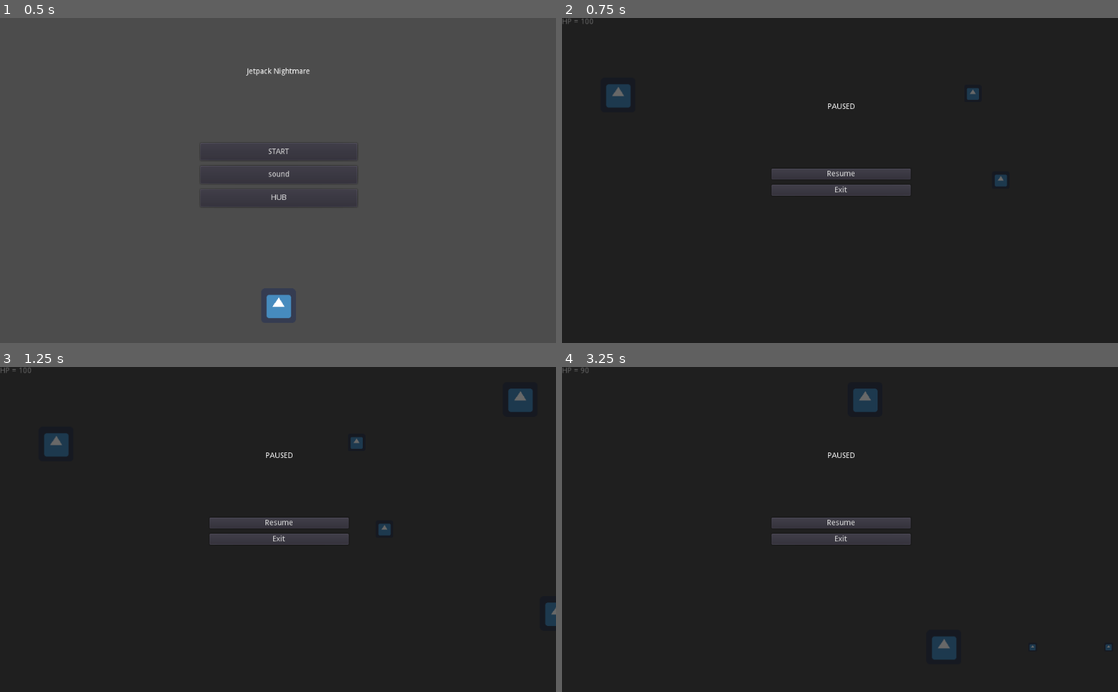
Above: before the commit, frames 1-4 (two rows, left to right).
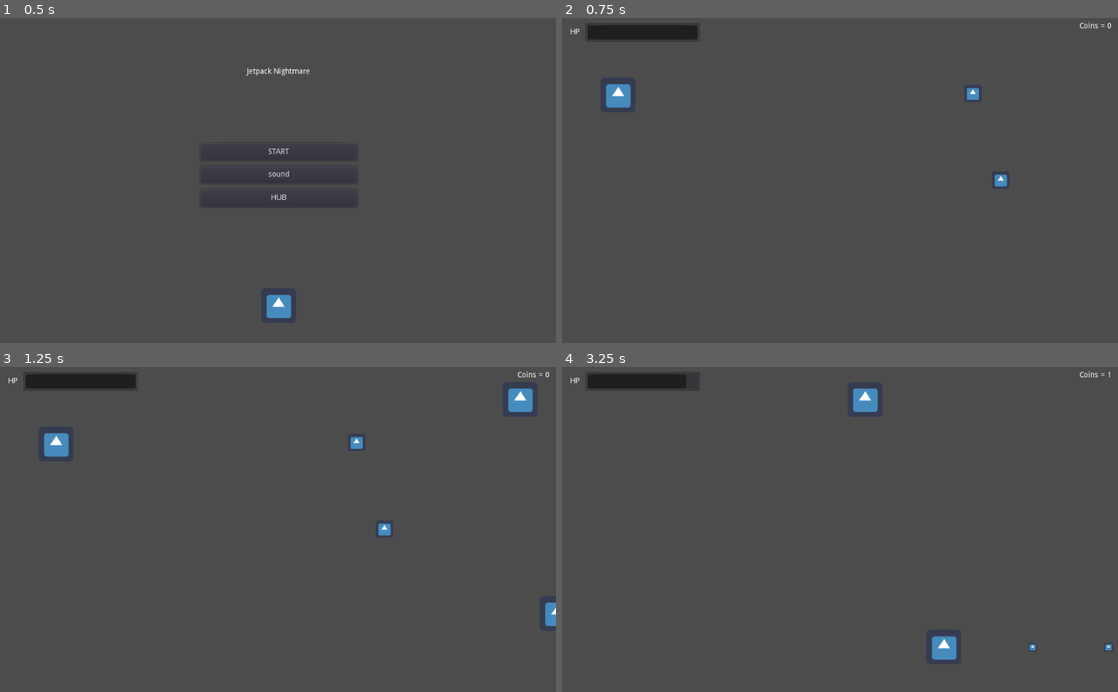
Above: after the commit, the same moments.

Repository: HasanMafatihul/jetpack-nightmare
Game: Godot game, scene res://scenes/screens/main_menu.tscn
Same seed, same stepped clock (60 frames per second), same inputs: the game is played once before the commit and once after it. The engine's default icon, where the game draws it, is replaced by a stand-in: a white triangle on a blue panel in a dark square.
Inputs:
- Up to frame 1 (0.5 s): no input
- Up to frame 2 (0.75 s): click "START" at 0.5 s
- Up to frame 3 (1.25 s): no input
- Up to frame 4 (3.25 s): hold D (move_right) 1.28-2.03 s; hold Space (shoot) 1.28-2.03 s; hold S (move_down) 2.03-2.78 s; tap Space (shoot) at 2.1 s; hold D (move_right) from 2.78 s (still down); hold Space (shoot) from 2.78 s (still down)

Frame 1 is identical in both runs. In frame 2, 97% of the frame differs, in the area x 0-100%, y 0-100%; in frame 3, 97%; in frame 4, 98%.

Commit message:
Adjustment to UI. Added coins in UI.
Signed-off-by: HasanMafatihul <16521045@mahasiswa.itb.ac.id>

Diff:
--- a/scenes/ui.gd
+++ b/scenes/ui.gd
@@ -7,7 +7,8 @@
 
 func _process(delta):
 	# Updating UI
-	$hp.text = "HP = " + str(status["hp"])
+	$hp/hpbar.value = status["hp"]
+	$coins.text = "Coins = " + str(global.coins)
 
 	# Pausing
 	if Input.is_action_just_pressed("pause"):
--- a/scenes/ui.tscn
+++ b/scenes/ui.tscn
@@ -4,22 +4,44 @@
 
 [node name="ui" type="Control"]
 pause_mode = 2
-margin_right = 1028.0
-margin_bottom = 600.0
+anchor_right = 1.0
+anchor_bottom = 1.0
 script = ExtResource( 1 )
+__meta__ = {
+"_edit_lock_": true,
+"_edit_use_anchors_": false
+}
+
+[node name="hp" type="HBoxContainer" parent="."]
+margin_left = 15.0
+margin_top = 9.0
+margin_right = 254.0
+margin_bottom = 44.0
+custom_constants/separation = 10
 __meta__ = {
 "_edit_use_anchors_": false
 }
 
-[node name="hp" type="Label" parent="."]
-margin_right = 40.0
-margin_bottom = 14.0
-text = "HP : "
+[node name="hp" type="Label" parent="hp"]
+margin_top = 10.0
+margin_right = 18.0
+margin_bottom = 24.0
+text = "HP"
 __meta__ = {
 "_edit_use_anchors_": false
 }
 
+[node name="hpbar" type="ProgressBar" parent="hp"]
+margin_left = 28.0
+margin_right = 239.0
+margin_bottom = 35.0
+size_flags_horizontal = 3
+size_flags_vertical = 1
+value = 0.16
+percent_visible = false
+
 [node name="pause" type="Control" parent="."]
+visible = false
 anchor_right = 1.0
 anchor_bottom = 1.0
 __meta__ = {
@@ -65,7 +87,7 @@
 "_edit_use_anchors_": false
 }
 
-[node name="Label" type="Label" parent="pause"]
+[node name="paused" type="Label" parent="pause"]
 anchor_left = 0.5
 anchor_right = 0.5
 margin_left = -25.5
@@ -78,5 +100,18 @@
 "_edit_use_anchors_": false
 }
 
+[node name="coins" type="Label" parent="."]
+anchor_left = 1.0
+anchor_right = 1.0
+margin_left = -407.606
+margin_top = 8.48528
+margin_right = -10.6064
+margin_bottom = 22.4853
+text = "Coins = "
+align = 2
+__meta__ = {
+"_edit_use_anchors_": false
+}
+
 [connection signal="pressed" from="pause/VBoxContainer/resume" to="." method="_on_resume_pressed"]
 [connection signal="pressed" from="pause/VBoxContainer/exit" to="." method="_on_exit_pressed"]
